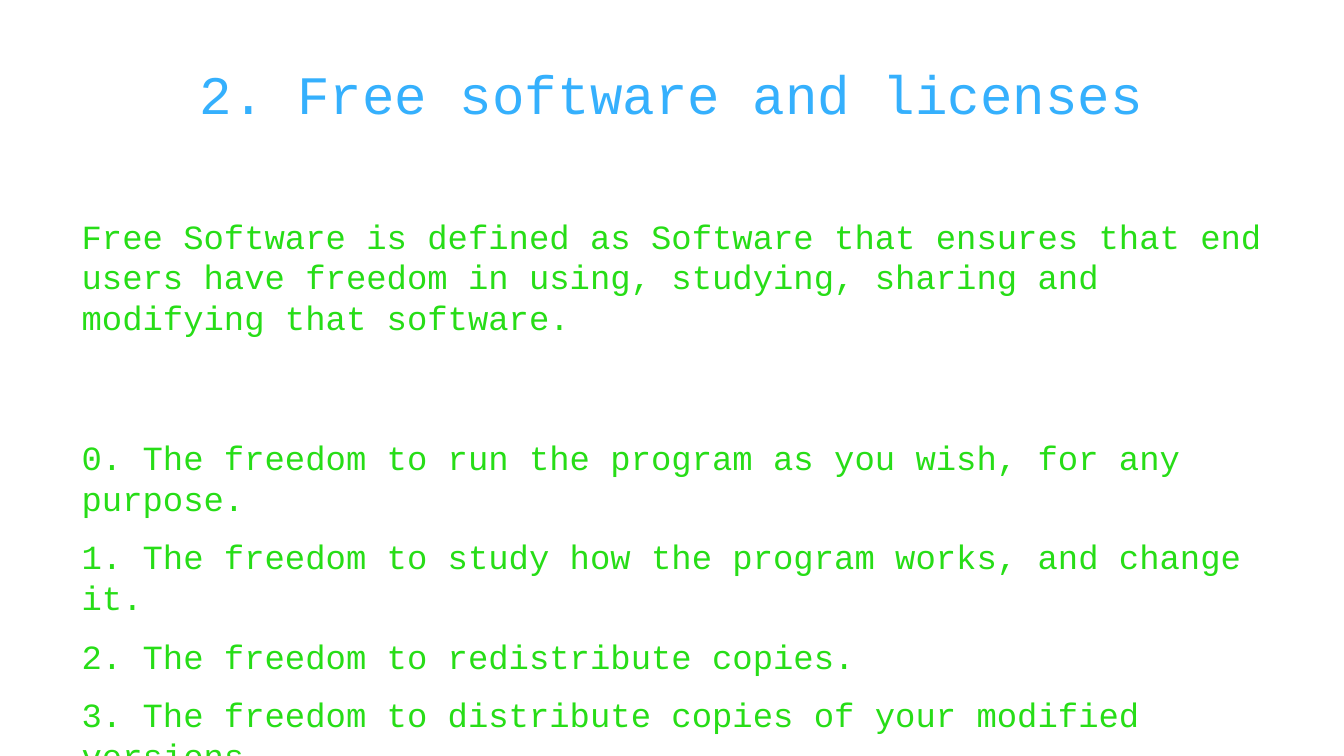
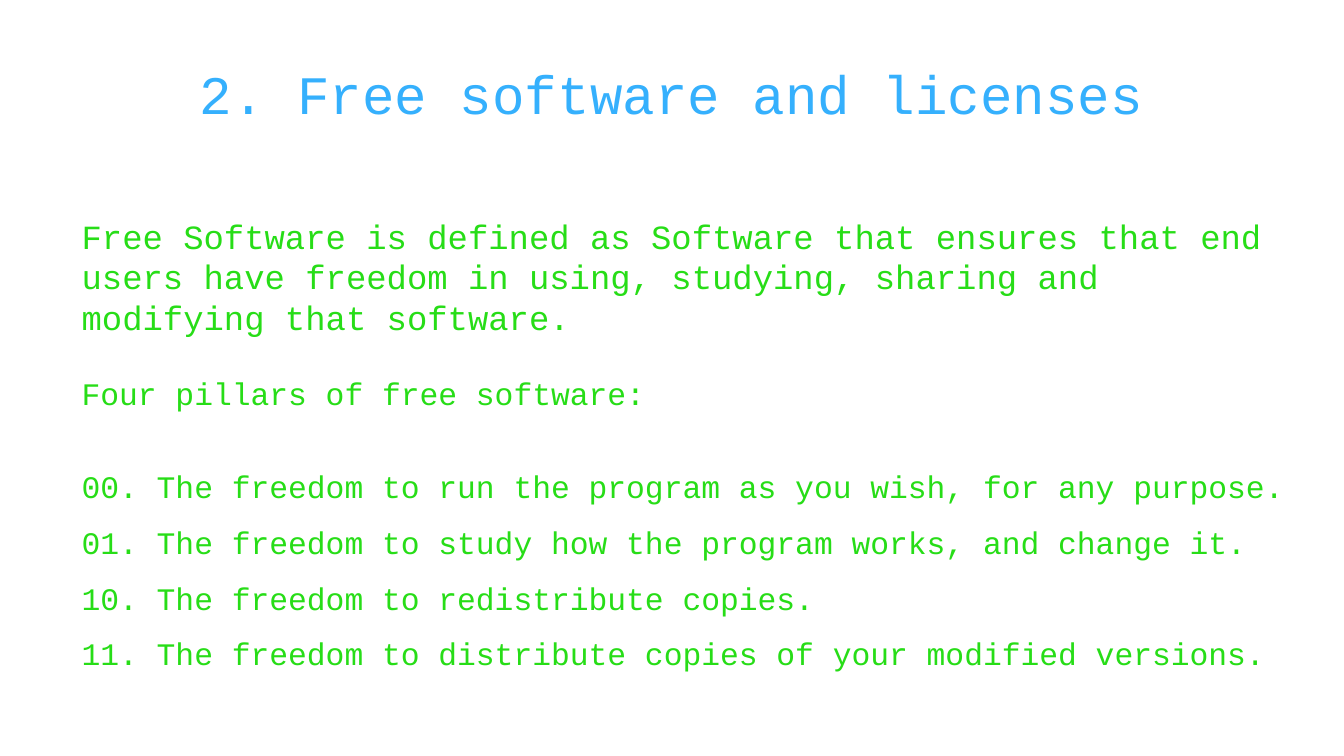
Before and after one commit to WAPEETY/open-source-presentation, a slide deck: slide 6 of open_source.odp. Drawn at 1344x756 pixels with LibreOffice and Linux fonts; fonts in the diff are those of the drawing; background and template pictures are left out. Boxes give left, top, right and bottom in pixels: in the first picture for what was removed or moved away, otherwise in the second. Text is boxed around its words. In the diff, an @@ line names an element or a change of style, - is before the commit and + after.

Commit message:
added licenses and GNU/Linux, TODO: conlusion with charts and stuff

```diff
--- a/open_source.odp
+++ b/open_source.odp
@@ text at bbox=[82, 383, 1283, 672]: text changed; size 20 to 18.5 pt @@
-0. The freedom to run the program as you wish, for any purpose.
-1. The freedom to study how the program works, and change it.
-2. The freedom to redistribute copies.
-3. The freedom to distribute copies of your modified versions.
+Four pillars of free software:
+00. The freedom to run the program as you wish, for any purpose.
+01. The freedom to study how the program works, and change it.
+10. The freedom to redistribute copies.
+11. The freedom to distribute copies of your modified versions.
```
Also in this commit, not shown: 3 other slides changed, 2 slides added, 3 other files.
